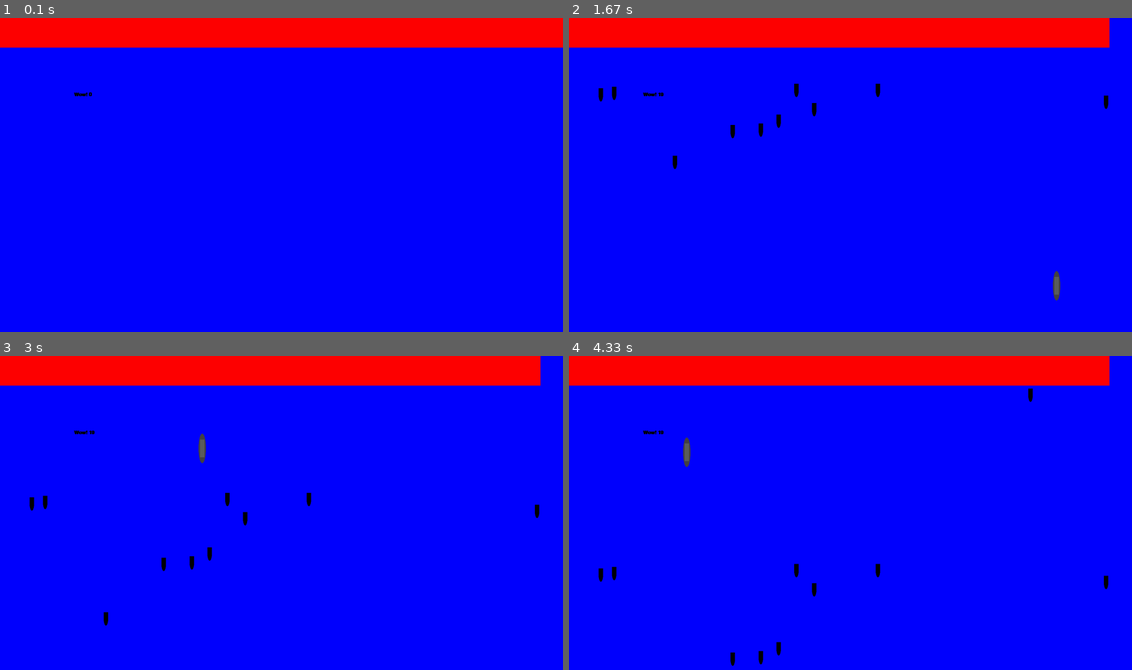
Above: before the commit, frames 1-4 (two rows, left to right).
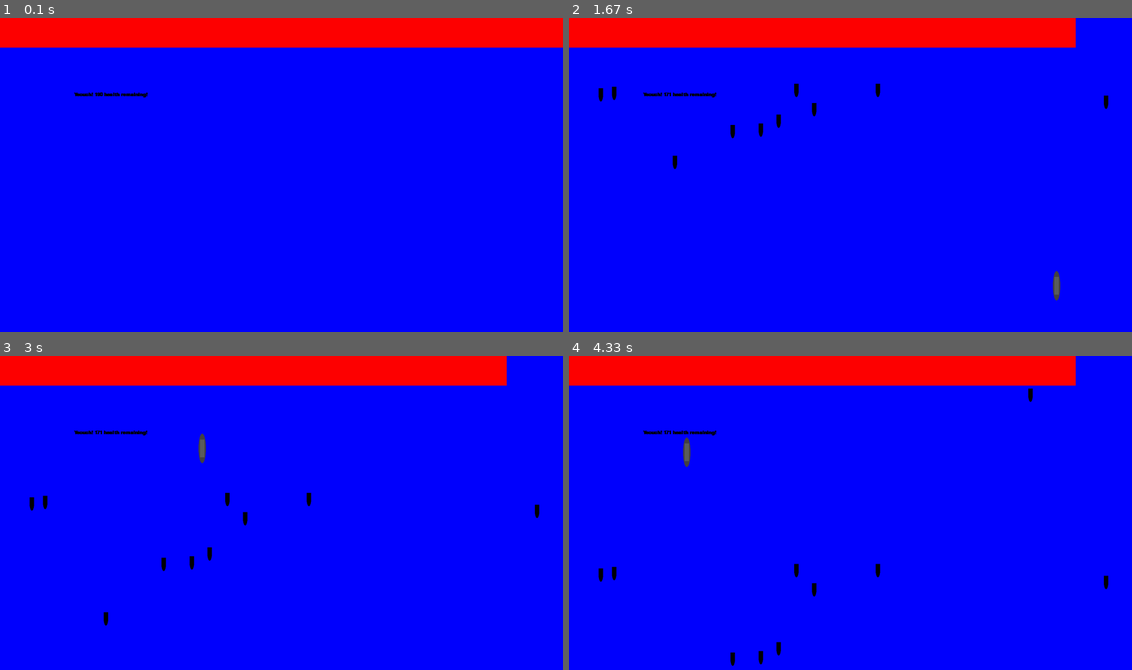
Above: after the commit, the same moments.

Repository: enzosuname/pygamefirst
Game: pygame game, started from movement.py
Same seed, same stepped clock (60 frames per second), same inputs: the game is played once before the commit and once after it.
Inputs (mouse positions are in pixels of both pictures, inside the frame that each line leads up to):
- Up to frame 1 (0.1 s): no input
- Up to frame 2 (1.67 s): click (850, 175) at 0.38 s; click (856, 196) at 0.72 s; click (675, 127) at 1.05 s; click (1058, 284) at 1.38 s
- Up to frame 3 (3 s): click (292, 406) at 1.72 s; click (253, 594) at 2.05 s; click (264, 459) at 2.38 s; click (202, 447) at 2.72 s
- Up to frame 4 (4.33 s): click (996, 484) at 3.05 s; click (1025, 506) at 3.38 s; click (968, 456) at 3.72 s; click (687, 450) at 4.05 s

The runs differ from the first frame. In frame 1, 0.1% of the frame differs, in the area x 13-27%, y 23-26%; in frame 2, 0.7%, in the area x 13-96%, y 0-26%; in frame 3, 0.7%; in frame 4, 0.7%.

Commit message:
started coding movement

Diff:
--- /dev/null
+++ b/Unit7.py
@@ -0,0 +1,101 @@
+import pygame as g
+import math as m
+import random as r
+
+# Create color constants
+
+WHITE = (255, 255, 255)
+BLACK = (0, 0, 0)
+RED = (255, 0, 21)
+BULLET = (135, 89, 3)
+DESERT = (214, 163, 66)
+HAT = (61, 21, 4)
+
+# Game constants
+
+PI = m.pi
+DISPLAY_WIDTH = 1100
+DISPLAY_LENGTH = 850
+SIZE = (DISPLAY_WIDTH,DISPLAY_LENGTH)
+FPS = 60
+
+# def for similar attributes
+
+class enema:
+    def __init__(self, display, x, y, width, height):
+        self.display = display
+        self.x = x
+        self.y = y
+        self.width = width
+        self.height = height
+
+    def draw_man(self):
+
+        # Man
+        g.draw.ellipse(screen, WHITE, [55 + self.x, 5 + self.y, 45 + self.width, 45 + self.height])
+        g.draw.ellipse(screen, BLACK, [55 + self.x, 5 + self.y, 45 + self.width, 45 + self.height], width=3)
+        g.draw.lines(screen, BLACK, False, ([77.5 + self.x, 50 + self.y], [77.5 + self.x, 105 + self.y],\
+                                            [55 + self.x, 155 + self.y], [77.5 + self.x, 105 + self.y], \
+                                            [100 + self.x, 155 + self.y]), width=3)
+        g.draw.line(screen, BLACK, [77.5 + self.x, 77.5 + self.y], [50 + self.x, 72 + self.y], width=3)
+
+        # GUN
+        gun = g.image.load('PngItem_4917920.png').convert_alpha()
+        gun = g.transform.scale(gun, [60, 30])
+        screen.blit(gun, [0 + self.x, 57.5 + self.y])
+
+        g.draw.line(screen, BLACK, [77.5 + self.x, 77.5 + self.y], [50 + self.x, 83 + self.y], width=3)
+
+        # HAT
+        g.draw.line(screen, HAT, [45 + self.x, 15 + self.y], [110 + self.x, 15 + self.y], width=5)
+        g.draw.circle(screen, HAT, [70 + self.x, 15 + self.y], 15, draw_top_right=True, draw_top_left=True)
+        g.draw.circle(screen, HAT, [85 + self.x, 15 + self.y], 15, draw_top_right=True, draw_top_left=True)
+
+    def draw_bullet(self):
+
+        g.draw.ellipse(screen, BULLET, [0 + self.x, 0 + self.y, 45, 15])
+        g.draw.rect(screen, BULLET, [22.5 + self.x, 0 + self.y, 23, 15])
+
+
+#########################################################
+
+g.init()
+
+# game dependents
+screen = g.display.set_mode(SIZE)
+g.display.set_caption("Jame Scene")
+clock = g.time.Clock()
+
+# create enemas
+bullet_list = []
+for call in range(4):
+    bullet_list.append(enema(screen, 0, 0, 0, 0))
+
+enema_list = []
+for call in range(4):
+    enema_list.append(enema(screen, 950, 690 - (call * 200), 0, 0))
+
+
+
+
+# game
+running = True
+while running:
+    for event in g.event.get():
+        if event.type == g.QUIT:
+            running = False
+
+    # screen.fill(DESERT)
+    desert = g.image.load('western.jpg')
+    desert = g.transform.scale(desert, [1100, 850])
+    screen.blit(desert, [0, 0])
+
+    for enema in enema_list:
+        enema.draw_man()
+
+    for bullet in bullet_list:
+        enema.draw_bullet()
+
+    g.display.flip()
+
+    clock.tick(FPS)
--- a/movement.py
+++ b/movement.py
@@ -61,8 +61,8 @@
             self.x = DISPLAY_WIDTH - self.width
 
     def is_collided(self, other):
-        g.draw.rect(self.display, RED, [0, 0, 1900 - self.counter * 4, 100])
-        text = font.render(f"Wow! {self.counter}", True, BLACK)
+        g.draw.rect(self.display, RED, [0, 0, 1900 - self.counter * 10, 100])
+        text = font.render(f"Yeouch! {190 - self.counter} health remaining!", True, BLACK)
         screen.blit(text, [250, 250])
         if (self.x <= other.x <= self.x+self.width or self.x <= other.x+other.width\
                 <= self.x+self.width) and (self.y < other.y < self.y+self.height or \
@@ -75,9 +75,8 @@
             explosion = g.transform.scale(explosion, [160, 160])
             screen.blit(explosion, [self.x-85, self.y-40])
 
-        if self.counter == 475:
-            gameover = font.render(f"GAME OVER", True, RED)
-            screen.blit(gameover, [950, 530])
+        if self.counter == 190:
+            running = False
 #########################################################
 
 g.init()
@@ -130,8 +129,5 @@
 
     player.update()
 
-    yeet = 'woah'
-
-
     g.display.flip()
     clock.tick(FPS)
Binary file added: western.jpg
